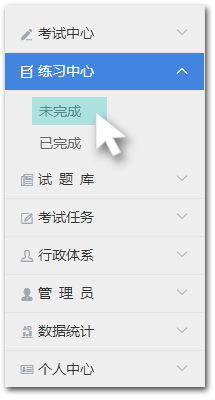
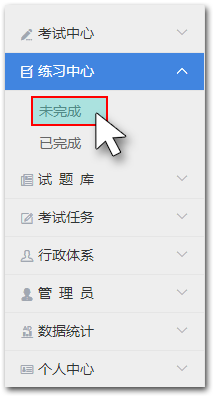
Layered file, before and after one edit (215 x 400). Changes by layer:
added layer "图层 6" in group "菜单子项指示层" over [31, 96, 108, 126]
